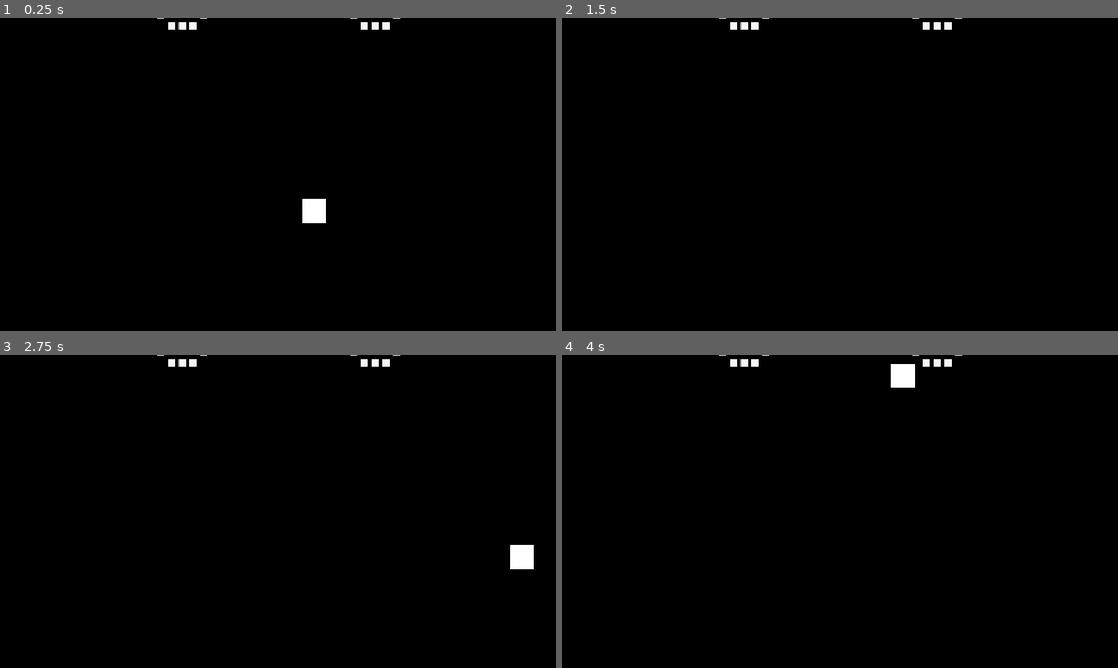
Above: before the commit, frames 1-4 (two rows, left to right).
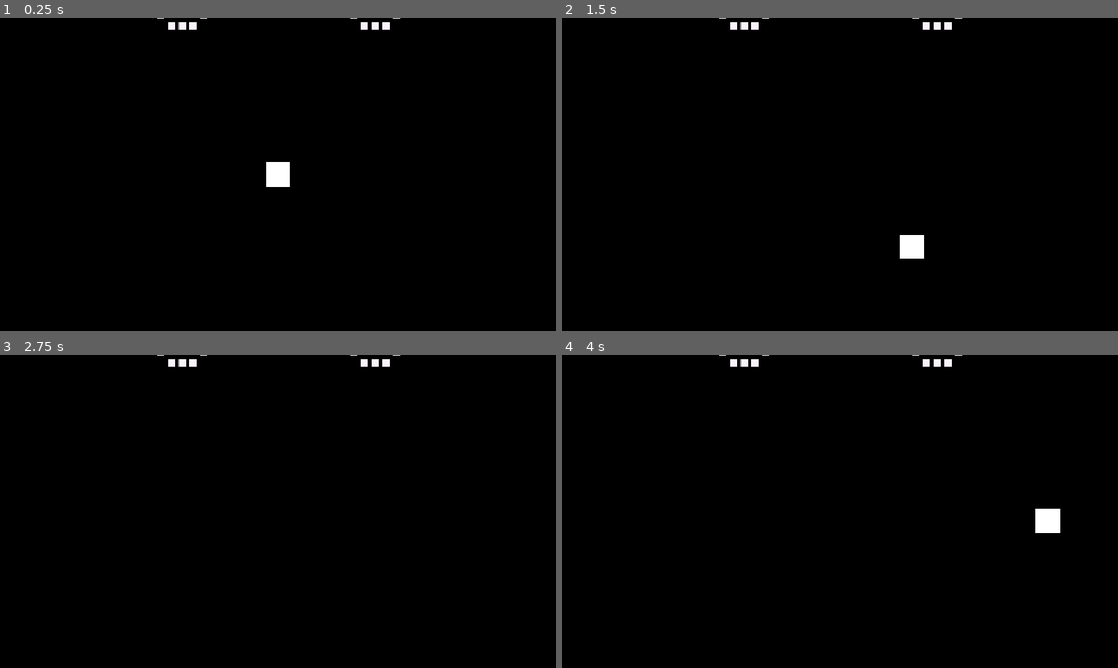
Above: after the commit, the same moments.

Repository: DHazardFenrir/NOTTenissForTwo
Game: Godot game, scene res://scenes/ClassicPong/World/pong_world.tscn
The game is run twice, just before and just after one commit, with the same random seed, the same clock (stepped at 60 frames per second) and the same inputs. This scene is started directly instead of the project's main scene.
Inputs:
- Up to frame 1 (0.25 s): no input
- Up to frame 2 (1.5 s): hold D (right) 0.53-1.28 s; hold S (down) from 1.28 s (still down)
- Up to frame 3 (2.75 s): release S (down) at 2.03 s; hold D (right) from 2.03 s (still down)
- Up to frame 4 (4 s): release D (right) at 2.78 s; hold W (up) 2.78-3.53 s; hold A (left) from 3.53 s (still down)

The runs differ from the first frame. In frame 1, 0.7% of the frame differs, in the area x 47-59%, y 46-66%; in frame 2, 0.3%; in frame 3, 0.3%; in frame 4, 0.7%, in the area x 59-90%, y 2-57%.

Commit message:
Pong finished: Scoring works. Next step is enemy super counter into transition

Diff:
--- a/scenes/ClassicPong/Ball/pong_ball.gd
+++ b/scenes/ClassicPong/Ball/pong_ball.gd
@@ -3,9 +3,12 @@
 @export var moving := false
 var direction := Vector2(1.0, 1.0)
 var ball_speed := 300
+@onready var timer: Timer = $Timer
+signal playerScored
+signal enemyScored
 # Called when the node enters the scene tree for the first time.
 func _ready() -> void:
-	pass # Replace with function body.
+	_reset()
 
 ## Directions: up-right, down-right, down-left, up-left
 
@@ -23,3 +26,22 @@
 	elif not body.is_in_group("PongOut"):
 		direction.y *= -1.0
 	print(direction)
+
+
+func _on_area_entered(area: Area2D) -> void:
+	if area.name == "PlayerOut":
+		enemyScored.emit()
+	if area.name == "EnemyOut":
+		playerScored.emit()
+	_reset()
+
+
+func _reset() -> void:
+	moving = false
+	direction = Vector2(1.0, 1.0)
+	ball_speed = 300
+	position = Vector2(0.0, 0.0)
+	timer.start()
+
+func _on_timer_timeout() -> void:
+	moving = true
--- a/scenes/ClassicPong/Ball/pong_ball.tscn
+++ b/scenes/ClassicPong/Ball/pong_ball.tscn
@@ -6,6 +6,7 @@
 size = Vector2(50, 50)
 
 [node name="PongBall" type="Area2D" unique_id=174273706]
+collision_layer = 3
 script = ExtResource("1_wpftp")
 
 [node name="CollisionShape2D" type="CollisionShape2D" parent="." unique_id=1518538223]
@@ -25,4 +26,8 @@
 grow_horizontal = 2
 grow_vertical = 2
 
+[node name="Timer" type="Timer" parent="." unique_id=1753739090]
+
+[connection signal="area_entered" from="." to="." method="_on_area_entered"]
 [connection signal="body_entered" from="." to="." method="_on_body_entered"]
+[connection signal="timeout" from="Timer" to="." method="_on_timer_timeout"]
--- a/scenes/ClassicPong/World/pong_world.gd
+++ b/scenes/ClassicPong/World/pong_world.gd
@@ -1,6 +1,9 @@
 extends Node2D
+@onready var player_score: Node2D = $PlayerScore
+@onready var enemy_score: Node2D = $EnemyScore
 
-
+var playerScore := 0
+var enemyScore := 0
 # Called when the node enters the scene tree for the first time.
 func _ready() -> void:
 	pass # Replace with function body.
@@ -9,3 +12,13 @@
 # Called every frame. 'delta' is the elapsed time since the previous frame.
 func _process(delta: float) -> void:
 	pass
+
+
+func _on_pong_ball_player_scored() -> void:
+	playerScore += 1
+	player_score.setScore(playerScore)
+
+
+func _on_pong_ball_enemy_scored() -> void:
+	enemyScore += 1
+	enemy_score.setScore(enemyScore)
--- a/scenes/ClassicPong/World/pong_world.tscn
+++ b/scenes/ClassicPong/World/pong_world.tscn
@@ -639,6 +639,7 @@
 3:9/0 = 0
 4:9/0 = 0
 5:9/0 = 0
+5:9/0/physics_layer_1/polygon_0/points = PackedVector2Array(-8, -8, 8, -8, 8, 8, -8, 8)
 6:9/0 = 0
 7:9/0 = 0
 8:9/0 = 0
@@ -858,8 +859,13 @@
 
 [sub_resource type="TileSet" id="TileSet_hm887"]
 physics_layer_0/collision_layer = 1
+physics_layer_1/collision_layer = 2
+physics_layer_1/collision_mask = 2
 sources/0 = SubResource("TileSetAtlasSource_n753g")
 sources/1 = SubResource("TileSetAtlasSource_rrbto")
+
+[sub_resource type="RectangleShape2D" id="RectangleShape2D_hm887"]
+size = Vector2(100, 2000)
 
 [node name="PongWorld" type="Node2D" unique_id=1562873341]
 script = ExtResource("1_n753g")
@@ -879,10 +885,10 @@
 grow_vertical = 2
 color = Color(0, 0, 0, 1)
 
-[node name="Score" parent="." unique_id=1940285329 instance=ExtResource("2_rrbto")]
+[node name="PlayerScore" parent="." unique_id=1940285329 instance=ExtResource("2_rrbto")]
 position = Vector2(-200, -380)
 
-[node name="Score2" parent="." unique_id=1392174662 instance=ExtResource("2_rrbto")]
+[node name="EnemyScore" parent="." unique_id=1392174662 instance=ExtResource("2_rrbto")]
 position = Vector2(200, -380)
 
 [node name="Camera2D" type="Camera2D" parent="." unique_id=1003080408]
@@ -897,9 +903,27 @@
 ball = NodePath("../PongBall")
 
 [node name="PongBall" parent="." unique_id=174273706 instance=ExtResource("2_j3bps")]
-moving = true
 
 [node name="ObstacleLayer" type="TileMapLayer" parent="." unique_id=1677268648]
 scale = Vector2(10, 10)
 tile_map_data = PackedByteArray("AAD6/wMAAQASABEAAAD7/wMAAQASABEAAAD8/wMAAQASABEAAAD9/wMAAQASABEAAAD+/wMAAQASABEAAAD//w …(304 unchanged characters)…
 tile_set = SubResource("TileSet_hm887")
+
+[node name="PlayerOut" type="Area2D" parent="." unique_id=1451474786 groups=["PongOut"]]
+position = Vector2(-1044, -1)
+
+[node name="CollisionShape2D" type="CollisionShape2D" parent="PlayerOut" unique_id=1195751253]
+position = Vector2(35, 0)
+shape = SubResource("RectangleShape2D_hm887")
+debug_color = Color(2.7434528e-06, 0.635324, 0.42233932, 0.41960785)
+
+[node name="EnemyOut" type="Area2D" parent="." unique_id=1450081528 groups=["PongOut"]]
+position = Vector2(977, -1)
+
+[node name="CollisionShape2D" type="CollisionShape2D" parent="EnemyOut" unique_id=1670426343]
+position = Vector2(35, 0)
+shape = SubResource("RectangleShape2D_hm887")
+debug_color = Color(0.97269136, 0, 0.44259292, 0.41960785)
+
+[connection signal="enemyScored" from="PongBall" to="." method="_on_pong_ball_enemy_scored"]
+[connection signal="playerScored" from="PongBall" to="." method="_on_pong_ball_player_scored"]
